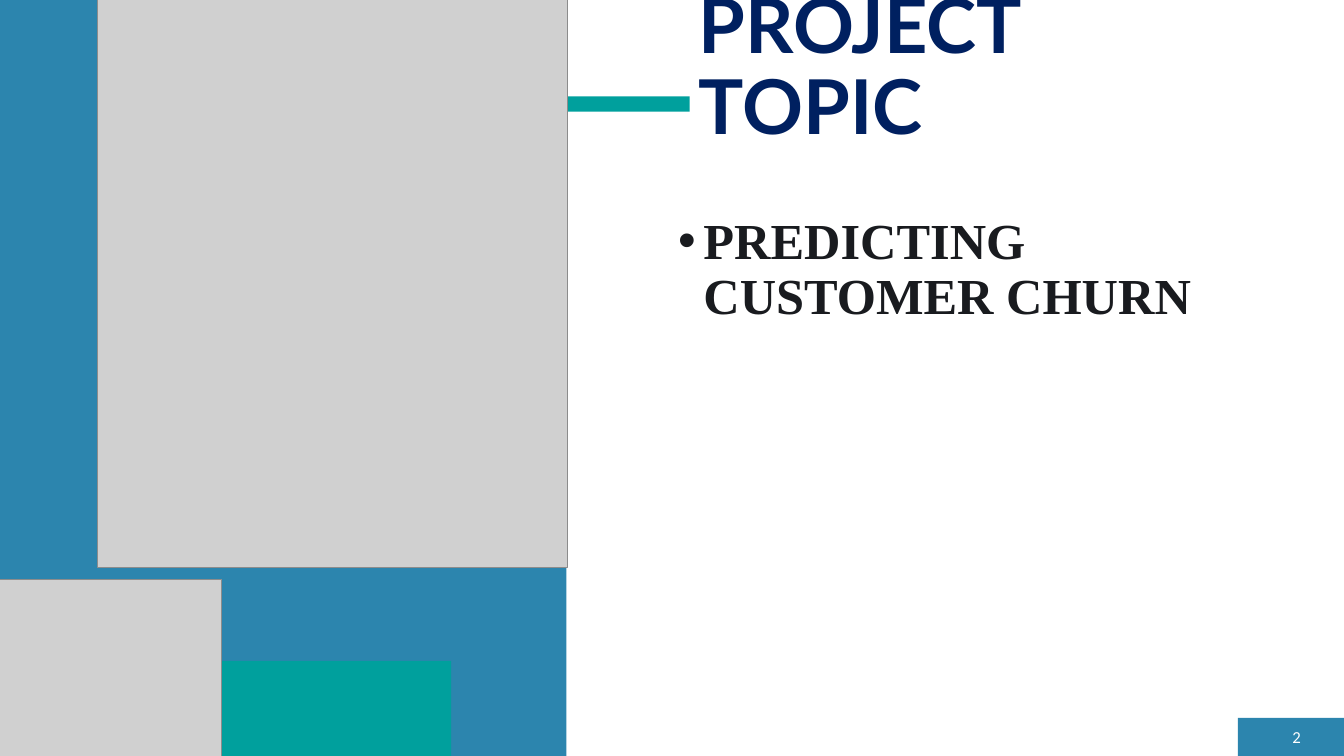
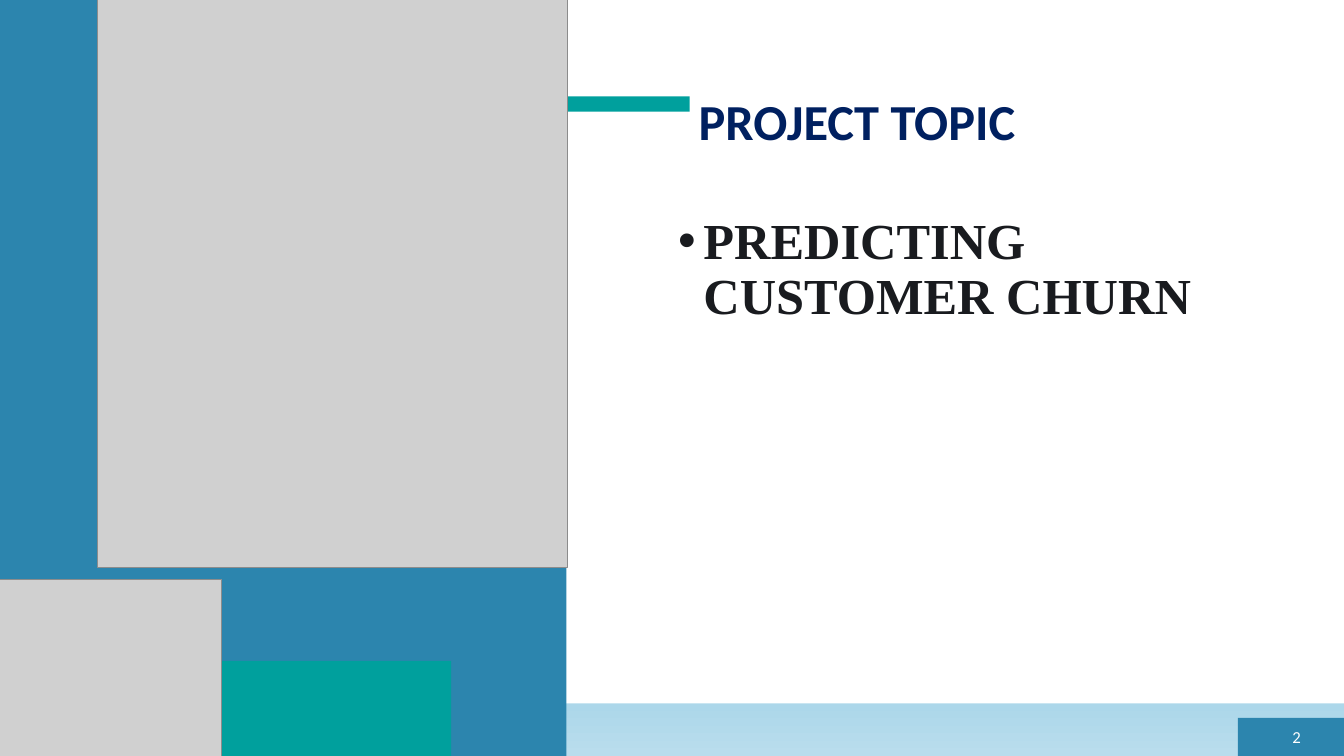
Before and after one commit to elvis-darko/Team_Zurich_Capstone_Project, a slide deck: slide 2 of Assets/dev/TEAM ZURICH.pptx. Drawn at 1344x756 pixels with LibreOffice and Linux fonts; fonts in the diff are those of the drawing; grey boxes stand for pictures. Boxes give left, top, right and bottom in pixels: in the first picture for what was removed or moved away, otherwise in the second. Text is boxed around its words. In the diff, an @@ line names an element or a change of style, - is before the commit and + after.

```diff
--- a/Assets/dev/TEAM ZURICH.pptx
+++ b/Assets/dev/TEAM ZURICH.pptx
@@ background #FFFFFF to gradient #F3F9FC to #96CCE4 to #B9DDED @@
@@ title "PROJECT TOPIC" at (699, 107, 1016, 141): size 54 to 36 pt, font Lato to Calibri @@
```
Also in this commit, not shown: 10 other slides changed, 13 slides added, 1 slide removed.
